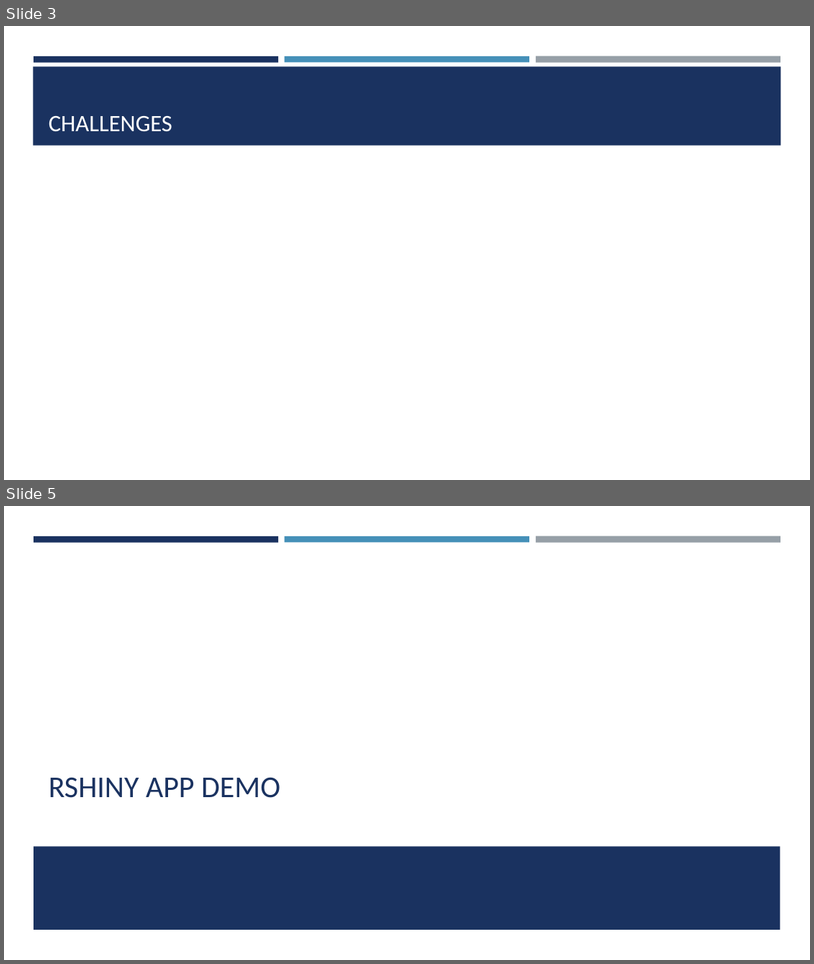
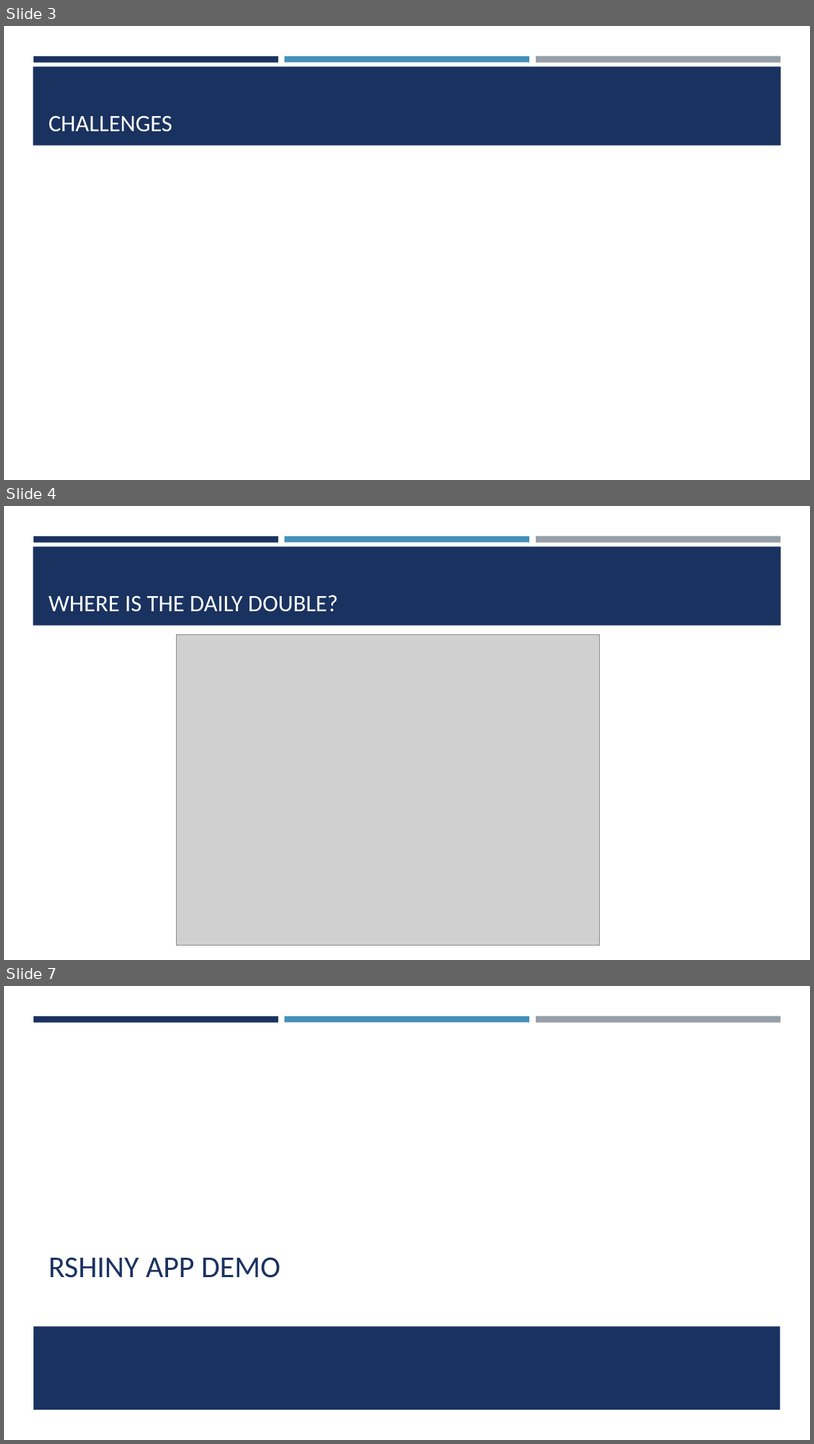
Before and after one commit to mattfarrow1/7330-term-project, a slide deck: docs/Analyzing_Jeopardy_Data.pptx. Shown one above the other, each under a label of ours: slides 3 and 5 before the commit, slides 3, 4 and 7 after it; the slides between them are not shown. The pictures are 814x964 and 814x1444 pixels, drawn with LibreOffice and Linux fonts; fonts in the diff are those of the drawing; grey boxes stand for pictures. Boxes give left, top, right and bottom in pixels: in the first picture for what was removed or moved away, otherwise in the second. Text is boxed around its words. In the diff, an @@ line names an element or a change of style, - is before the commit and + after.

Commit message:
minor ppt updates

```diff
--- a/docs/Analyzing_Jeopardy_Data.pptx
+++ b/docs/Analyzing_Jeopardy_Data.pptx
@@ slide 4 added at (4, 506, 810, 960), background #FFFFFF; not listed: 4 template elements that a slide beside it also shows @@
@@ title added at (49, 595, 338, 612), 28 pt, text #FFFFFF @@
+WHERE IS THE DAILY DOUBLE?
@@ picture added at (176, 634, 600, 944) @@
@@ what was slide 5 is now slide 7 @@
```
Also in this commit, not shown: 2 other slides added, 1 slide removed.
